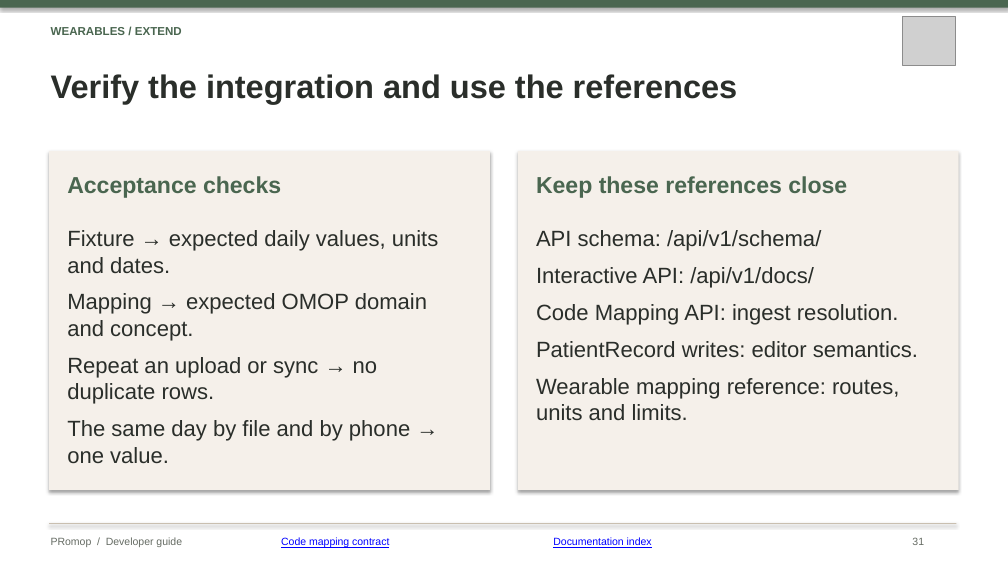
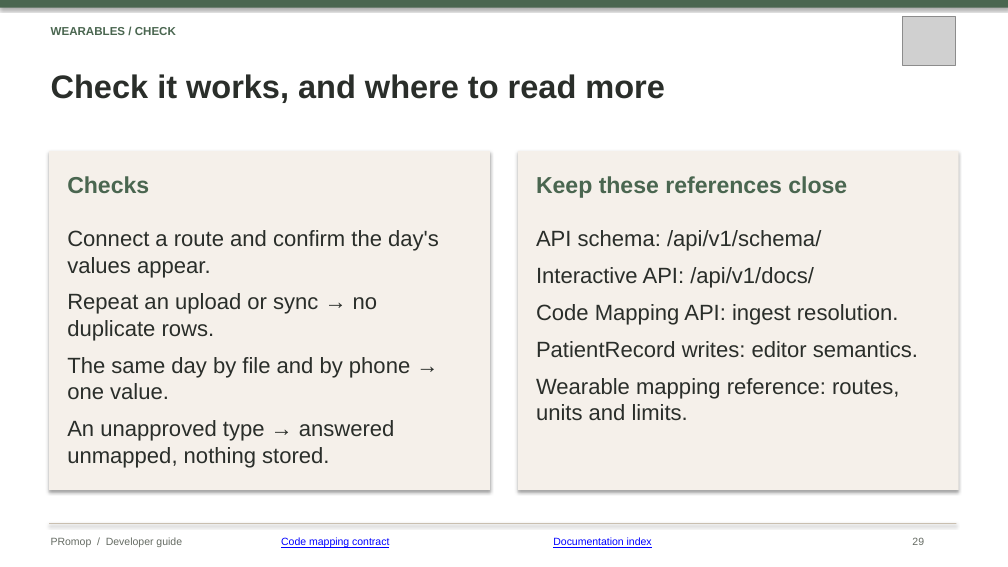
Before and after one commit to healthkey-ai/promop, a slide deck: slide 29 of PRomop_Developer_Guide.pptx (slide 31 before the commit). Drawn at 1008x567 pixels with LibreOffice and Linux fonts; fonts in the diff are those of the drawing; grey boxes stand for pictures. Boxes give left, top, right and bottom in pixels: in the first picture for what was removed or moved away, otherwise in the second. Text is boxed around its words. In the diff, an @@ line names an element or a change of style, - is before the commit and + after.

```diff
--- a/PRomop_Developer_Guide.pptx
+++ b/PRomop_Developer_Guide.pptx
@@ text at (51, 27, 176, 35): text changed @@
-WEARABLES / EXTEND
+WEARABLES / CHECK
@@ text at (51, 74, 665, 103): text changed @@
-Verify the integration and use the references
+Check it works, and where to read more
@@ text at (67, 176, 149, 193): text changed @@
-Acceptance checks
+Checks
@@ text at (67, 230, 439, 278): text changed @@
-Fixture → expected daily values, units and dates.
-Mapping → expected OMOP domain and concept.
+Connect a route and confirm the day's values appear.
@@ text at (67, 420, 395, 468): paragraph added @@
+An unapproved type → answered unmapped, nothing stored.
@@ text at (912, 537, 924, 545): text changed @@
-31
+29
```
Also in this commit, not shown: 4 other slides changed, 2 slides removed.
